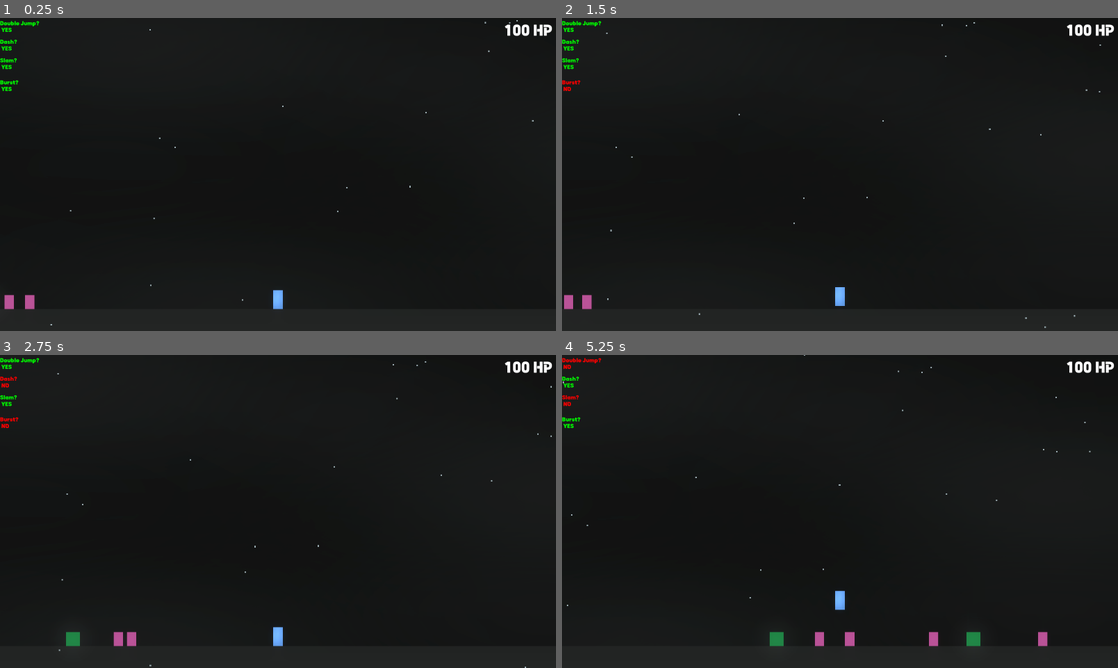
Above: before the commit, frames 1-4 (two rows, left to right).
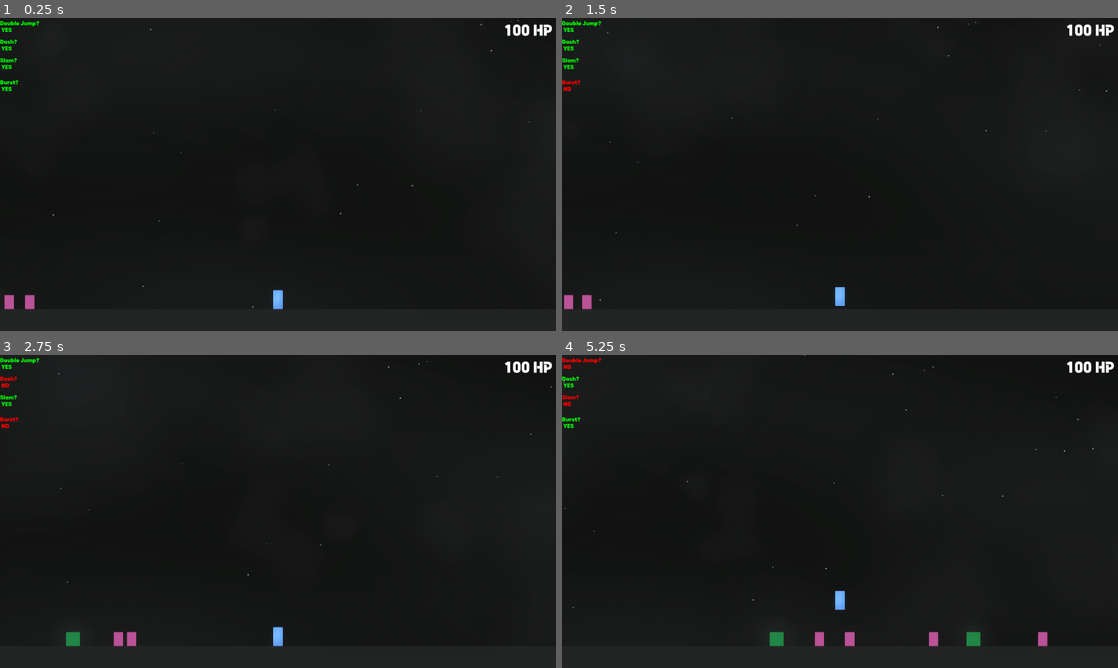
Above: after the commit, the same moments.

Repository: HeroHunterIguess/untitled-wip-game
Game: Godot game, scene res://scenes/worlds/main_world.tscn
Same seed, same stepped clock (60 frames per second), same inputs: the game is played once before the commit and once after it. The engine's default icon, where the game draws it, is replaced by a stand-in: a white triangle on a blue panel in a dark square.
Inputs (mouse positions are in pixels of both pictures, inside the frame that each line leads up to):
- Up to frame 1 (0.25 s): no input
- Up to frame 2 (1.5 s): move the mouse to (962, 158) at 0.52 s; hold D (right) from 0.53 s (still down); tap E (air_freeze) at 0.6 s; tap Space (double jump) at 0.77 s; move the mouse to (728, 190) at 1.27 s; tap Q (burst) at 1.35 s
- Up to frame 3 (2.75 s): tap Space (double jump) at 1.52 s; move the mouse to (333, 442) at 2.02 s; release D (right) at 2.03 s; hold A (left) from 2.03 s (still down); tap Shift (dash) at 2.1 s
- Up to frame 4 (5.25 s): move the mouse to (812, 574) at 2.77 s; release A (left) at 2.78 s; hold D (right) 2.78-4.28 s; right-click (812, 574) at 2.85 s; tap Space (double jump) at 3.02, 3.77, 4.52 s; move the mouse to (1006, 558) at 3.52 s; tap F (ground_slam) at 3.6 s; move the mouse to (673, 464) at 4.27 s; hold A (left) 4.28-5.03 s; click (673, 464) at 4.35 s; move the mouse to (867, 511) at 5.02 s; hold D (right) from 5.03 s (still down); tap E (air_freeze) at 5.1 s

The runs differ from the first frame. In frame 1, less than 0.1% of the frame differs, in the area x 9-96%, y 0-99%; in frame 2, less than 0.1%, in the area x 6-99%, y 1-100%; in frame 3, less than 0.1%; in frame 4, less than 0.1%.

Commit message:
setup fog particles

Diff:
--- a/scenes/worlds/main_world.tscn
+++ b/scenes/worlds/main_world.tscn
@@ -2,6 +2,7 @@
 
 [ext_resource type="Script" uid="uid://d1e4xfgpjp5wh" path="res://scripts/game/game_control.gd" id="1_w87fn"]
 [ext_resource type="PackedScene" uid="uid://c1ndh4e5hiqgc" path="res://scenes/ui.tscn" id="2_y1qdg"]
+[ext_resource type="Texture2D" uid="uid://cxunbsrywj0pw" path="res://art/misc/fog.png" id="4_aqpkv"]
 [ext_resource type="PackedScene" uid="uid://cg767ovvy5ane" path="res://scenes/player.tscn" id="4_hvjhl"]
 [ext_resource type="Texture2D" uid="uid://t4u1iarf7l71" path="res://art/backgrounds/background.png" id="5_y1qdg"]
 [ext_resource type="Texture2D" uid="uid://bkmlc24e32ogs" path="res://art/objects_characters/ground_square.png" id="6_aqpkv"]
@@ -71,34 +72,8 @@
 position = Vector2(2500, -460)
 shape = SubResource("RectangleShape2D_aqpkv")
 
-[node name="temp textures" type="Node" parent="." unique_id=1490719101]
-
-[node name="player" parent="." unique_id=1754200920 instance=ExtResource("4_hvjhl")]
-modulate = Color(1.0895202, 1.0895202, 1.0895202, 1)
-position = Vector2(2496, 544)
-
-[node name="GroundSquare" type="Sprite2D" parent="." unique_id=230677566]
-position = Vector2(2500, 616)
-scale = Vector2(25, 0.39999983)
-texture = ExtResource("6_aqpkv")
-
-[node name="GroundSquare2" type="Sprite2D" parent="." unique_id=350834798]
-position = Vector2(-428.00003, 88.00002)
-scale = Vector2(4.6, 5.6799994)
-texture = ExtResource("6_aqpkv")
-
-[node name="GroundSquare3" type="Sprite2D" parent="." unique_id=1801545244]
-position = Vector2(2500, -464)
-scale = Vector2(25, 0.16000009)
-texture = ExtResource("6_aqpkv")
-
-[node name="GroundSquare4" type="Sprite2D" parent="." unique_id=1944373048]
-position = Vector2(5428, 87.99999)
-scale = Vector2(4.600001, 5.68)
-texture = ExtResource("6_aqpkv")
-
-[node name="CPUParticles2D" type="CPUParticles2D" parent="." unique_id=333570807]
-modulate = Color(0.7675596, 0.8571258, 1.053091, 0.6509804)
+[node name="falling_particles" type="CPUParticles2D" parent="." unique_id=333570807]
+modulate = Color(0.7695037, 0.85930634, 1.053091, 0.5372549)
 self_modulate = Color(1.1274886, 1.1274886, 1.1274886, 1)
 position = Vector2(2496, -432)
 amount = 58
@@ -110,9 +85,56 @@
 emission_rect_extents = Vector2(2500, 1)
 spread = 55.75
 gravity = Vector2(0, 0.75)
-initial_velocity_min = 6.0
-initial_velocity_max = 6.0
-scale_amount_min = 5.0
+initial_velocity_min = 4.0
+initial_velocity_max = 7.0
+scale_amount_min = 2.75
 scale_amount_max = 5.0
+color = Color(0.90887594, 0.92303264, 0.9392494, 1)
 hue_variation_min = 0.12
 hue_variation_max = 0.3
+
+[node name="fog_particles" type="CPUParticles2D" parent="." unique_id=674144388]
+self_modulate = Color(1, 1, 1, 0.6313726)
+position = Vector2(-256, 0)
+amount = 17
+texture = ExtResource("4_aqpkv")
+lifetime = 139.66
+preprocess = 120.0
+speed_scale = 34.67
+spread = 8.0
+gravity = Vector2(0, 0)
+initial_velocity_min = 59.7
+initial_velocity_max = 74.64
+angle_min = -720.0
+angle_max = 720.0
+scale_amount_min = 0.5
+scale_amount_max = 1.75
+color = Color(1, 1, 1, 0.05490196)
+
+[node name="textures" type="Node" parent="." unique_id=1490719101]
+
+[node name="GroundSquare" type="Sprite2D" parent="textures" unique_id=230677566]
+position = Vector2(2500, 616)
+scale = Vector2(25, 0.39999983)
+texture = ExtResource("6_aqpkv")
+
+[node name="GroundSquare2" type="Sprite2D" parent="textures" unique_id=350834798]
+visible = false
+position = Vector2(-426.00003, 88)
+scale = Vector2(4.5800004, 5.6799994)
+texture = ExtResource("6_aqpkv")
+
+[node name="GroundSquare3" type="Sprite2D" parent="textures" unique_id=1801545244]
+position = Vector2(2500, -464)
+scale = Vector2(25, 0.16000009)
+texture = ExtResource("6_aqpkv")
+
+[node name="GroundSquare4" type="Sprite2D" parent="textures" unique_id=1944373048]
+visible = false
+position = Vector2(5428, 87.99999)
+scale = Vector2(4.600001, 5.68)
+texture = ExtResource("6_aqpkv")
+
+[node name="player" parent="." unique_id=1754200920 instance=ExtResource("4_hvjhl")]
+modulate = Color(1.0895202, 1.0895202, 1.0895202, 1)
+position = Vector2(2496, 544)
Binary file added: art/misc/fog.png
Not shown, added: art/misc/fog.png.import
